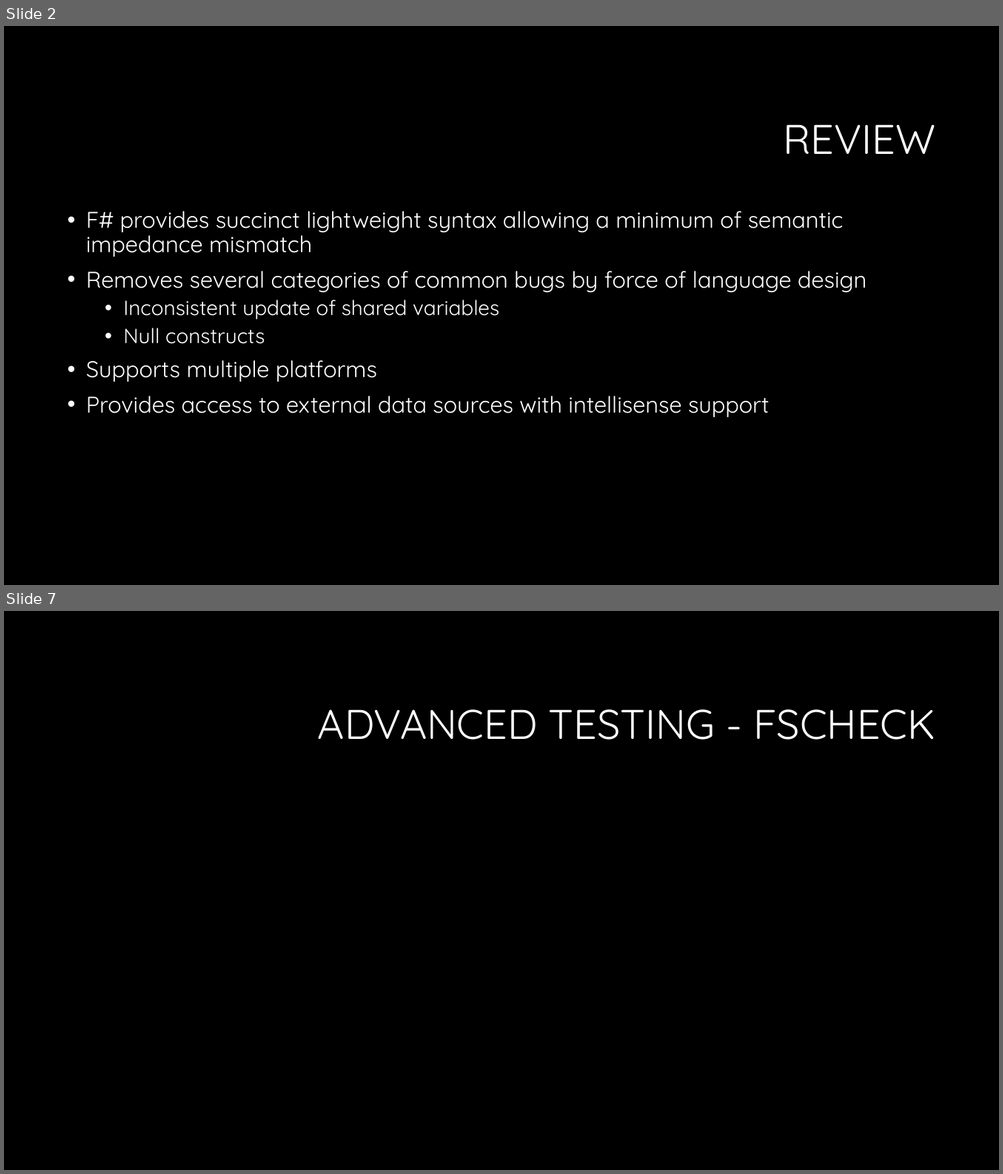
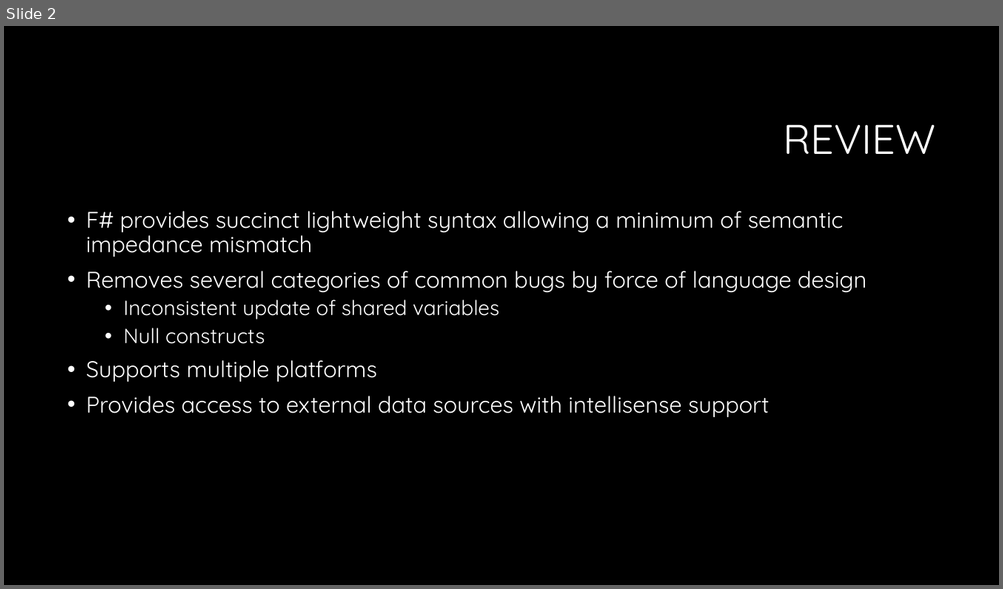
Before and after one commit to dathayer23/FSharpPresentations, a slide deck: Presentation2/slides/IntroToFSharpPart2.pptx. Shown one above the other, each under a label of ours: slides 2 and 7 before the commit, slide 2 after it; the slides between them are not shown. The pictures are 1003x1174 and 1003x589 pixels, drawn with LibreOffice and Linux fonts; fonts in the diff are those of the drawing; background and template pictures are left out. Boxes give left, top, right and bottom in pixels: in the first picture for what was removed or moved away, otherwise in the second. Text is boxed around its words. In the diff, an @@ line names an element or a change of style, - is before the commit and + after.

```diff
--- a/Presentation2/slides/IntroToFSharpPart2.pptx
+++ b/Presentation2/slides/IntroToFSharpPart2.pptx
@@ slide 7 removed at box(4, 611, 999, 1170), background #000000 @@
@@ title removed at box(318, 709, 936, 740) @@
-ADVANCED TESTING - FSCHECK
```
Also in this commit, not shown: 2 slides changed, 3 other slides removed, 8 other files.
